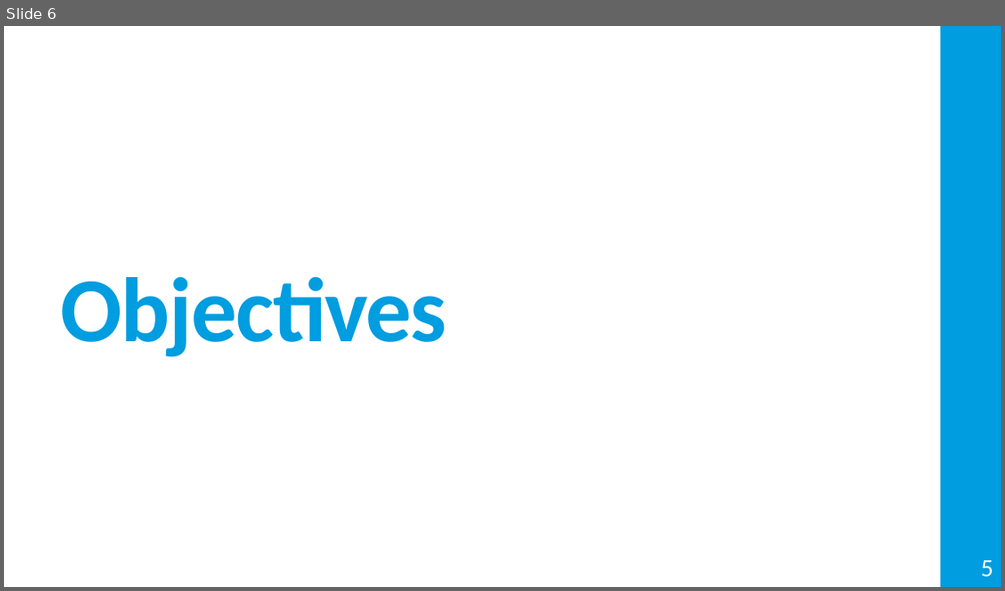
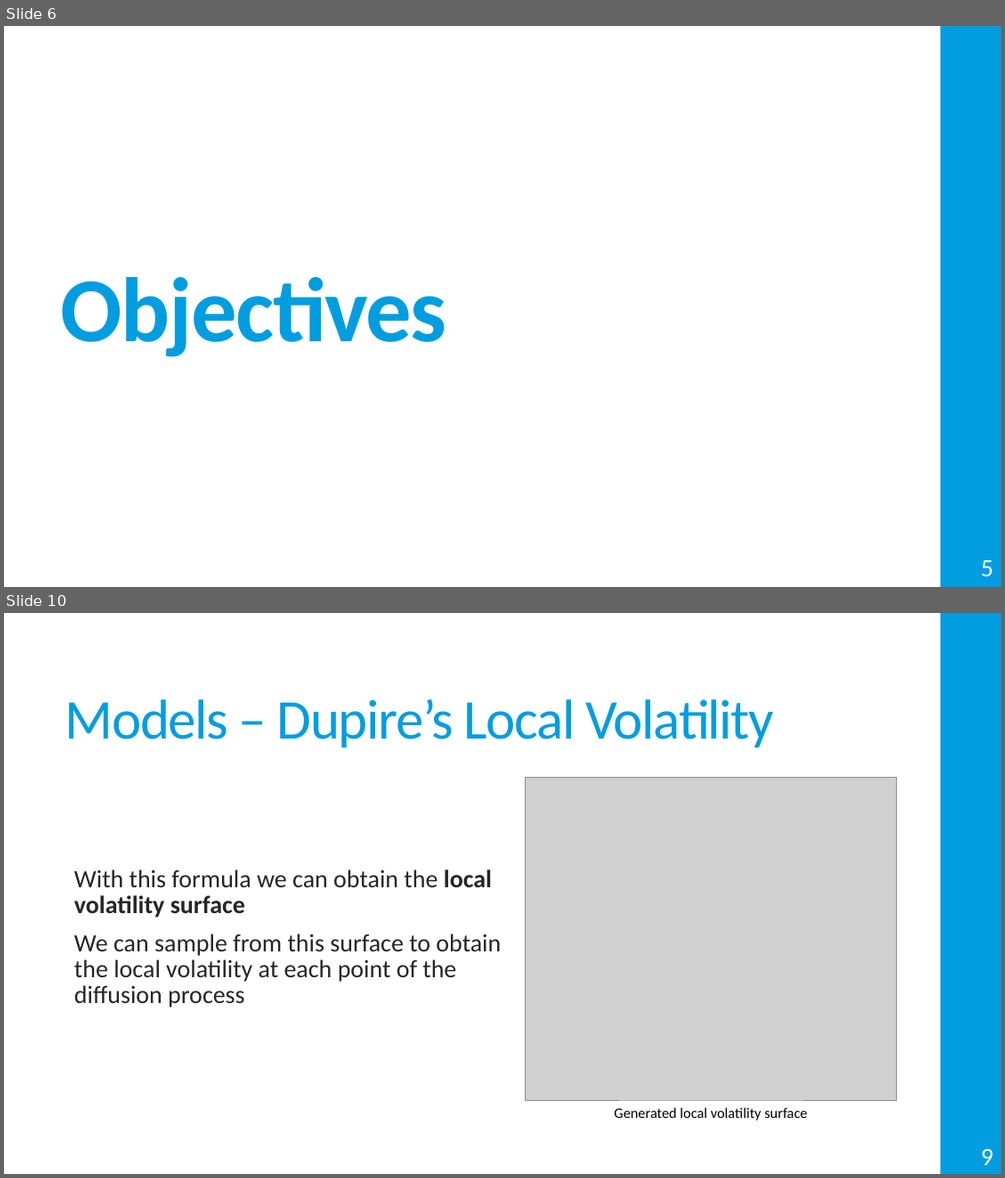
Before and after one commit to Miguel-Ribeiro-IST/Thesis, a slide deck: Presentation.pptx. Shown one above the other, each under a label of ours: slide 6 before the commit, slides 6 and 10 after it; the slides between them are not shown. The pictures are 1005x591 and 1005x1178 pixels, drawn with LibreOffice and Linux fonts; fonts in the diff are those of the drawing; grey boxes stand for pictures. Boxes give left, top, right and bottom in pixels: in the first picture for what was removed or moved away, otherwise in the second. Text is boxed around its words. In the diff, an @@ line names an element or a change of style, - is before the commit and + after.

```diff
--- a/Presentation.pptx
+++ b/Presentation.pptx
@@ slide 10 added at [4, 613, 1001, 1174], background #FFFFFF; not listed: 1 template element that a slide beside it also shows @@
@@ title added at [65, 698, 774, 747], 54 pt, text #009DE0 @@
+Models – Dupire’s Local Volatility
@@ picture added at [526, 778, 896, 1100] @@
@@ text added at [74, 869, 501, 1007], 24 pt, text #262626 @@
+  With this formula we can obtain the local volatility surface
+  We can sample from this surface to obtain the local volatility at each point of the diffusion process
@@ text added at [614, 1107, 807, 1120], 14 pt, text #000000 @@
+Generated local volatility surface
@@ page number added at [980, 1149, 993, 1165], 24 pt, text #FFFFFF @@
+9
```
Also in this commit, not shown: 3 slides changed, 11 other slides added, 15 other files.
